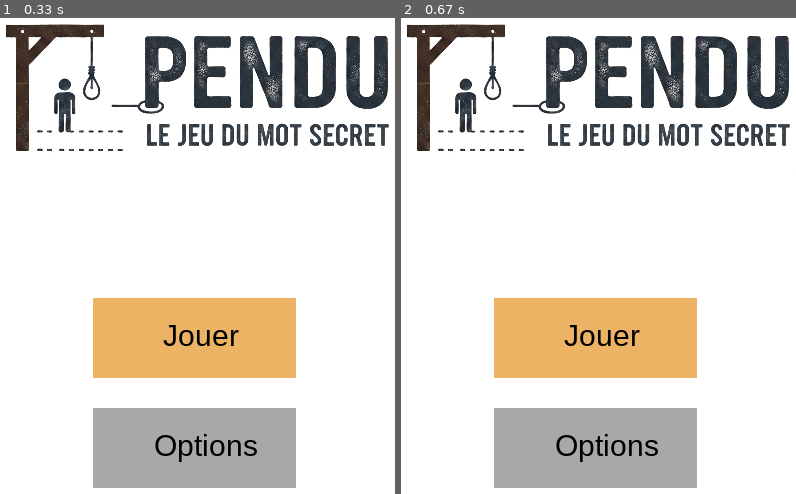
Above: before the commit, frames 1-2 (left to right).
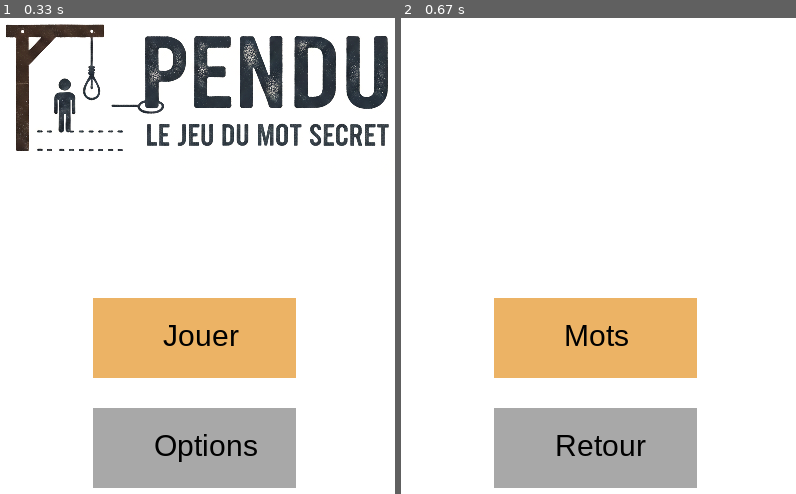
Above: after the commit, the same moments.

Repository: nicolas-riera/pendu
Game: pygame game, started from main.py
Two runs of this game, one before a commit and one after it. Both use one fixed random seed, a clock stepped at 60 frames per second and the inputs below.
Inputs:
- Up to frame 1 (0.33 s): no input
- Up to frame 2 (0.67 s): click "Options" at 0.38 s

Frame 1 is identical in both runs. In frame 2, 10% of the frame differs, in the area x 1-99%, y 1-94%.

Commit message:
feat: new option menu displaying two buttons words and return

Diff:
--- a/src/lib/menu.py
+++ b/src/lib/menu.py
@@ -4,6 +4,7 @@
 import pygame
 
 from src.lib.pygame_events import *
+from src.lib.options import *
 
 # Variables
 
@@ -58,8 +59,8 @@
                     print("game")
                     # tbd game
                 else:
-                    print("option")
-                    # tbd option
+                    print("options")
+                    options(screen, clock, my_fonts)
             else:
                 pygame.mouse.set_cursor(pygame.SYSTEM_CURSOR_HAND)
 
--- /dev/null
+++ b/src/lib/options.py
@@ -0,0 +1,64 @@
+# Libraries
+
+import os
+import pygame
+
+#from src.lib.words_mgt import *
+# read_words()->list add_word(word:str) reset_list() remove_word(word_index)
+from src.lib.pygame_events import *
+
+# Variables
+
+BASE_DIR = os.path.dirname(os.path.abspath(__file__))
+
+# Assets loading
+
+
+# Functions
+
+def options(screen, clock, my_fonts):
+
+    while True:
+
+        # pygame events
+
+        mouseclicked, echappressed = pygame_events()
+
+        # Rendering
+
+        screen.fill("white")
+
+
+        # Draw.rect(surface, color, (x position, y position, x width, y width))
+        pygame.draw.rect(screen, (236, 179, 101), (295, 450, 203, 80))
+        words_button = pygame.Rect((295, 450, 203, 80))
+        words_button_text = my_fonts[0].render("Mots", True, (0, 0, 0))
+        screen.blit(words_button_text, (365, 470))
+
+        pygame.draw.rect(screen, (168, 168, 168), (295, 560, 203, 80))
+        return_button = pygame.Rect((295, 560, 203, 80))
+        return_button_text = my_fonts[0].render("Retour", True, (0, 0, 0))
+        screen.blit(return_button_text, (356, 580))
+
+        pygame.display.flip()
+        clock.tick(60)
+
+        # Logic
+
+        if echappressed:
+            break
+
+        if words_button.collidepoint(pygame.mouse.get_pos()) or return_button.collidepoint(pygame.mouse.get_pos()):
+            if mouseclicked:
+                pygame.mouse.set_cursor(pygame.SYSTEM_CURSOR_ARROW)
+                if words_button.collidepoint(pygame.mouse.get_pos()):
+                    print("words")
+                    #words_menu(screen,clock,my_fonts)
+                else:
+                    print("return")
+                    break
+            else:
+                pygame.mouse.set_cursor(pygame.SYSTEM_CURSOR_HAND)
+
+        else:
+            pygame.mouse.set_cursor(pygame.SYSTEM_CURSOR_ARROW)
